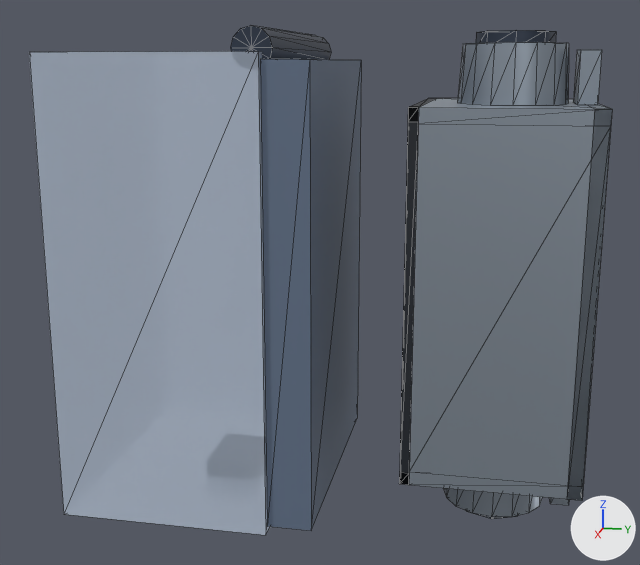
An edit to the glTF model assets/cad/device-weatherproof-inuse/model.glb, drawn before and after from the same camera.
The view is the same before and after, from a camera (50 mm lens) standing at (0.29, 0.052, 0.15) and looking at (0.002, -0.006, 0.078). The axes (+X, +Y, +Z) are drawn at lower right. The lights are the same throughout. The older version comes first. Mesh edges are drawn as thin lines. Where no turn or scale is listed for an object, it has been applied to the vertices.
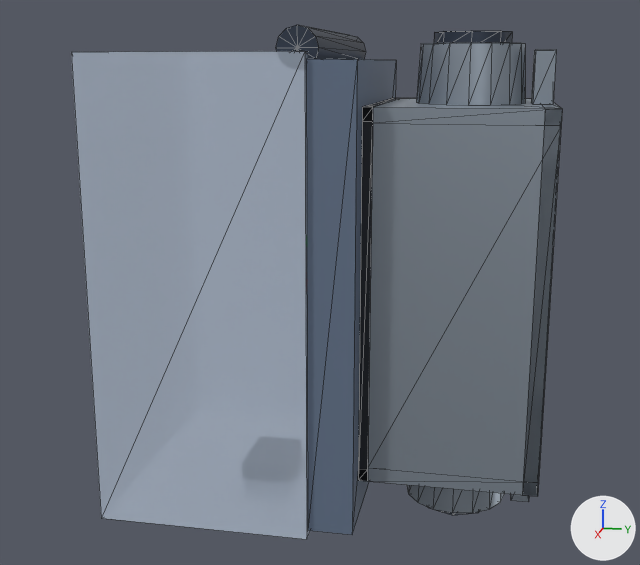
ob_cad_device_weatherproof_inuse is not drawn itself; it is the parent of ob_cad_box_weatherproof_fs.
ob_cad_box_weatherproof_fs is not drawn itself; it is the parent of ob_mesh_1, ob_mesh_1_001, ob_mesh_2, ob_mesh_2_001, ob_mesh_7, ob_mesh_8, ob_mesh_7_001, ob_mesh_8_001.

Pixel boxes [x1, y1, x2, y2] of what changed, in the pictures (640 x 565 px):
```json
{"object": "Mesh_15", "change": "moved", "before": [29, 51, 270, 535], "after": [71, 51, 310, 539]}
{"object": "Mesh_2.001", "change": "moved", "before": [409, 124, 611, 487], "after": [368, 123, 561, 483]}
{"object": "Mesh_10", "change": "moved", "before": [260, 59, 361, 531], "after": [306, 59, 396, 535]}
{"object": "Mesh_7", "change": "moved", "before": [457, 42, 569, 105], "after": [416, 43, 525, 105]}
{"object": "Mesh_6", "change": "moved", "before": [399, 107, 419, 485], "after": [358, 107, 373, 481]}
{"object": "Mesh_1", "change": "moved", "before": [418, 98, 612, 126], "after": [373, 98, 562, 126]}
{"object": "Mesh_0", "change": "moved", "before": [567, 104, 612, 500], "after": [523, 102, 562, 496]}
{"object": "Mesh_16", "change": "moved", "before": [231, 25, 331, 59], "after": [276, 25, 366, 59]}
{"object": "Mesh_1.001", "change": "moved", "before": [409, 472, 583, 500], "after": [368, 468, 538, 496]}
{"object": "Mesh_7.001", "change": "moved", "before": [443, 488, 543, 517], "after": [407, 485, 504, 513]}
{"object": "Mesh_9", "change": "moved", "before": [573, 50, 602, 105], "after": [531, 50, 556, 104]}
{"object": "Mesh_8", "change": "moved", "before": [476, 30, 556, 43], "after": [434, 31, 512, 43]}
{"object": "Mesh_3", "change": "moved", "before": [408, 98, 436, 122], "after": [362, 98, 399, 121]}
{"object": "Mesh_9.001", "change": "moved", "before": [550, 498, 569, 505], "after": [511, 494, 529, 502], "on screen": "mostly hidden"}
{"object": "Mesh_4", "change": "moved", "before": [399, 472, 409, 485], "after": [358, 469, 368, 481]}
{"object": "Mesh_8.001", "change": "moved", "before": [466, 510, 518, 519], "after": [428, 507, 479, 515], "on screen": "mostly hidden"}
```

The change, as JSON lines over the scene's bpy script:
```json
{"op": "set", "path": "ob_cad_device_weatherproof_inuse.location", "old": "(0.0, 0.00146, 0.081)", "new": "(0.0, 0.0145, 0.081)"}
{"op": "set", "path": "ob_cad_box_weatherproof_fs.location", "old": "(0.0, 0.028, 0.0)", "new": "(0.0, 0.002, 0.0)"}
{"op": "set", "path": "ob_mesh_0.location", "old": "(0.0, 0.0793, 0.081)", "new": "(0.0, 0.0663, 0.081)"}
{"op": "set", "path": "ob_mesh_3.location", "old": "(0.0, 0.028, 0.1368)", "new": "(0.0, 0.015, 0.1368)"}
{"op": "set", "path": "ob_mesh_4.location", "old": "(0.0, 0.028, 0.0252)", "new": "(0.0, 0.015, 0.0252)"}
{"op": "set", "path": "ob_mesh_6.location", "old": "(0.0336, 0.028, 0.081)", "new": "(0.0336, 0.015, 0.081)"}
{"op": "set", "path": "ob_mesh_10.location", "old": "(0.0, -0.0065, 0.081)", "new": "(0.0, 0.0065, 0.081)"}
{"op": "set", "path": "ob_mesh_15.location", "old": "(0.0, -0.0475, 0.081)", "new": "(0.0, -0.0345, 0.081)"}
{"op": "set", "path": "ob_mesh_16.location", "old": "(0.0, -0.0165, 0.155)", "new": "(0.0, -0.0035, 0.155)"}
```
